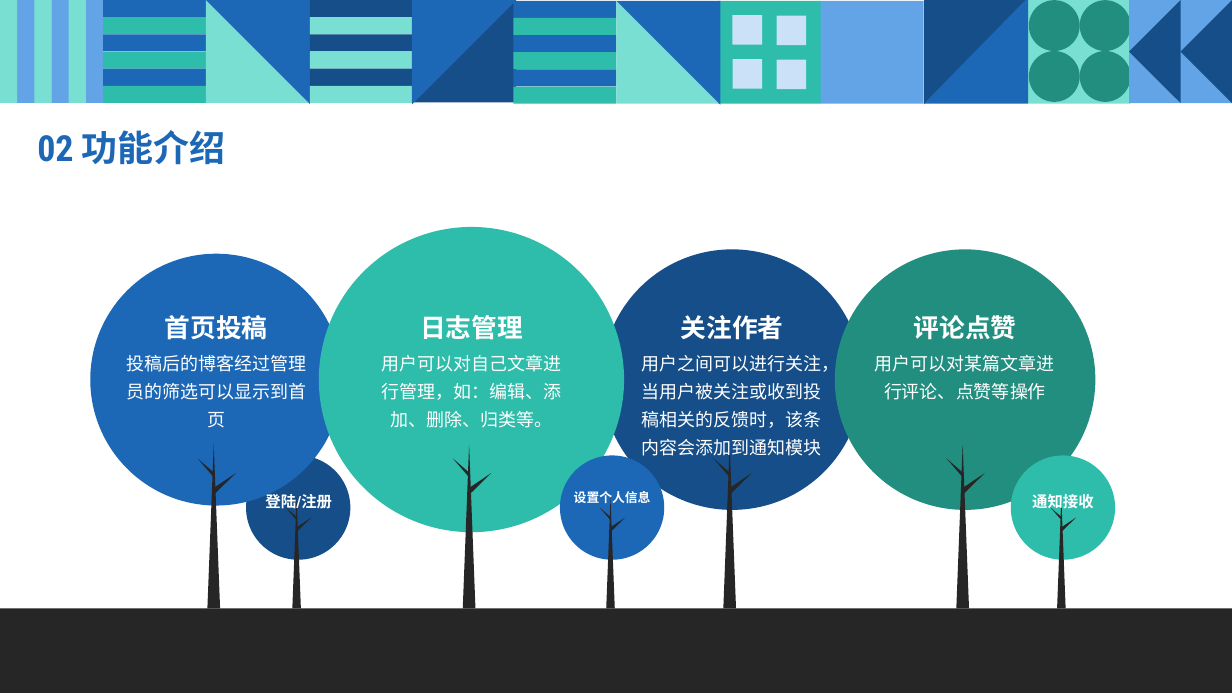
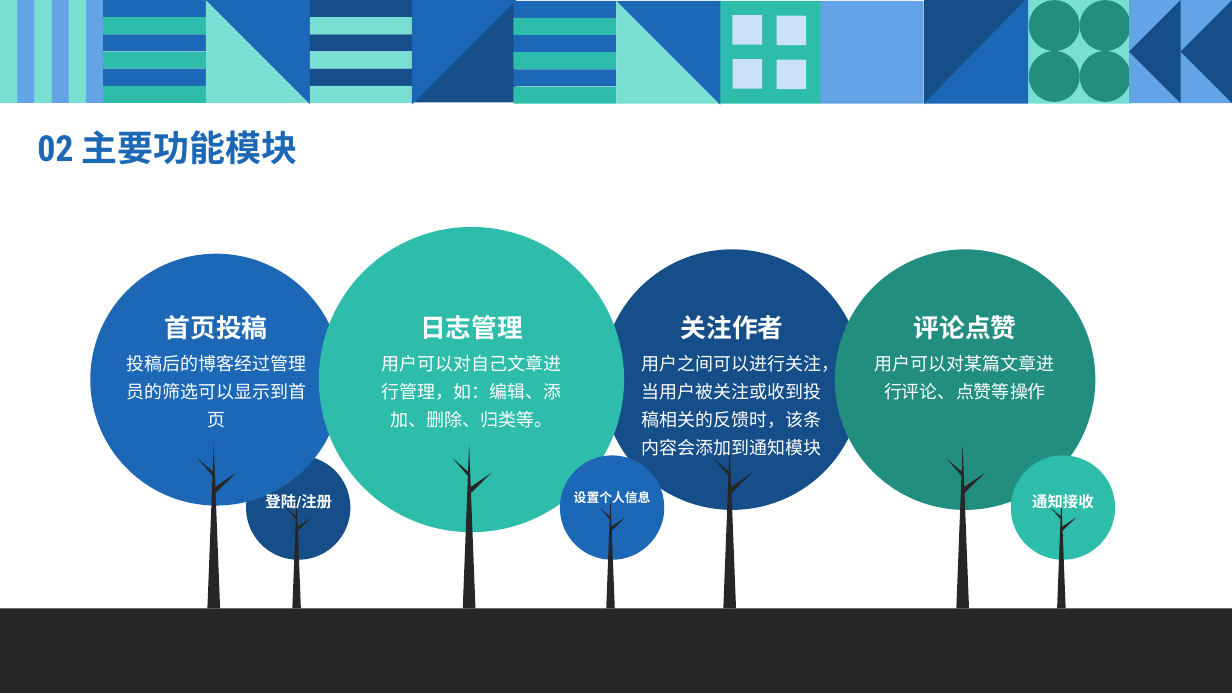
Before and after one commit to mytac/blog-system-with-vue, a slide deck: slide 9 of 附件/EC012359BBDB9B6890A962B992947272.pptx. Drawn at 1232x693 pixels with LibreOffice and Linux fonts; fonts in the diff are those of the drawing. Boxes give left, top, right and bottom in pixels: in the first picture for what was removed or moved away, otherwise in the second. Text is boxed around its words. In the diff, an @@ line names an element or a change of style, - is before the commit and + after.

```diff
--- a/附件/EC012359BBDB9B6890A962B992947272.pptx
+++ b/附件/EC012359BBDB9B6890A962B992947272.pptx
@@ text at box(37, 130, 297, 165): text changed @@
-02 功能介绍
+02 主要功能模块
```
Also in this commit, not shown: 4 other slides changed, 7 slides added, 3 slides removed, 9 other files.
